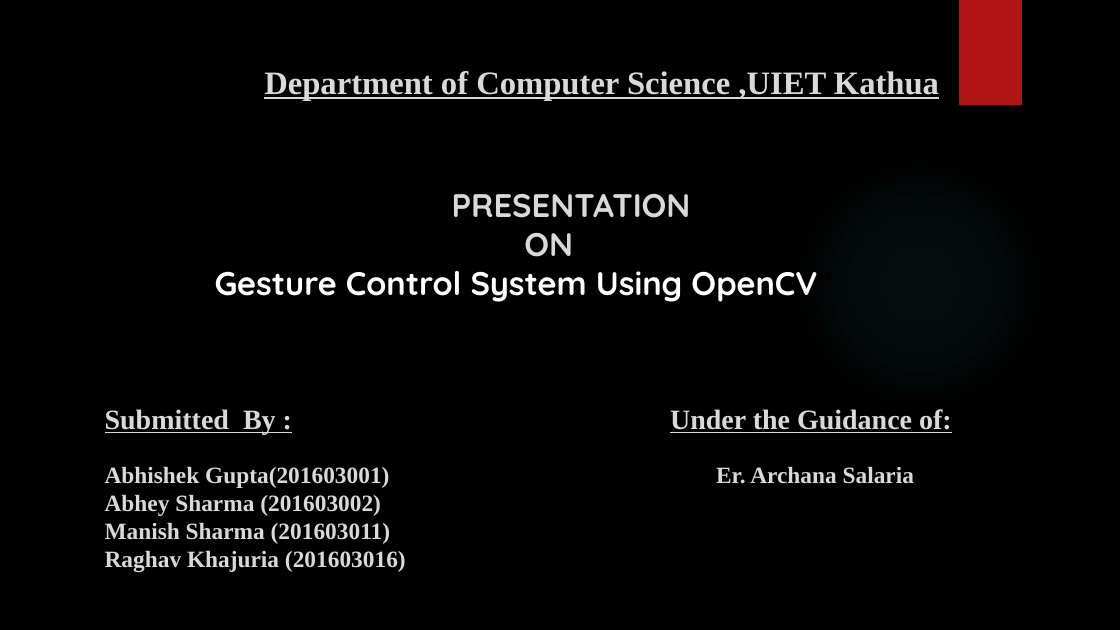
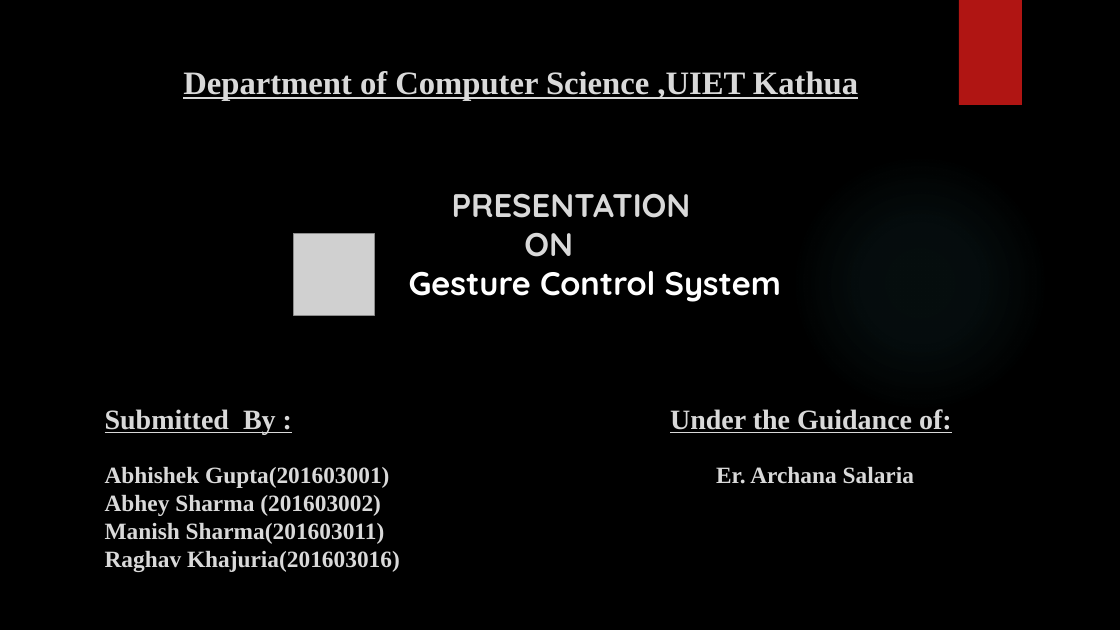
Before and after one commit to thatsabhishek/Gesture-Control-System, a slide deck: slide 1 of Gesture Control System.pptx. Drawn at 1120x630 pixels with LibreOffice and Linux fonts; fonts in the diff are those of the drawing; grey boxes stand for pictures; background and template pictures are left out. Boxes give left, top, right and bottom in pixels: in the first picture for what was removed or moved away, otherwise in the second. Text is boxed around its words. In the diff, an @@ line names an element or a change of style, - is before the commit and + after.

Commit message:
add a new presentation

```diff
--- a/Gesture Control System.pptx
+++ b/Gesture Control System.pptx
@@ text "Department of Computer Science ,UIET ..." at (183, 71, 858, 101): alignment centre to left @@
@@ picture added at (293, 234, 375, 315) @@
@@ text at (409, 271, 796, 302): text changed @@
-“Gesture Control System Using OpenCV”
+“ Gesture Control System”
@@ text at (105, 523, 400, 572): spaces changed @@
-Manish Sharma (201603011)
-Raghav Khajuria (201603016)
+Manish Sharma(201603011)
+Raghav Khajuria(201603016)
```
Also in this commit, not shown: 1 other slide changed, 13 slides added, 10 slides removed.
